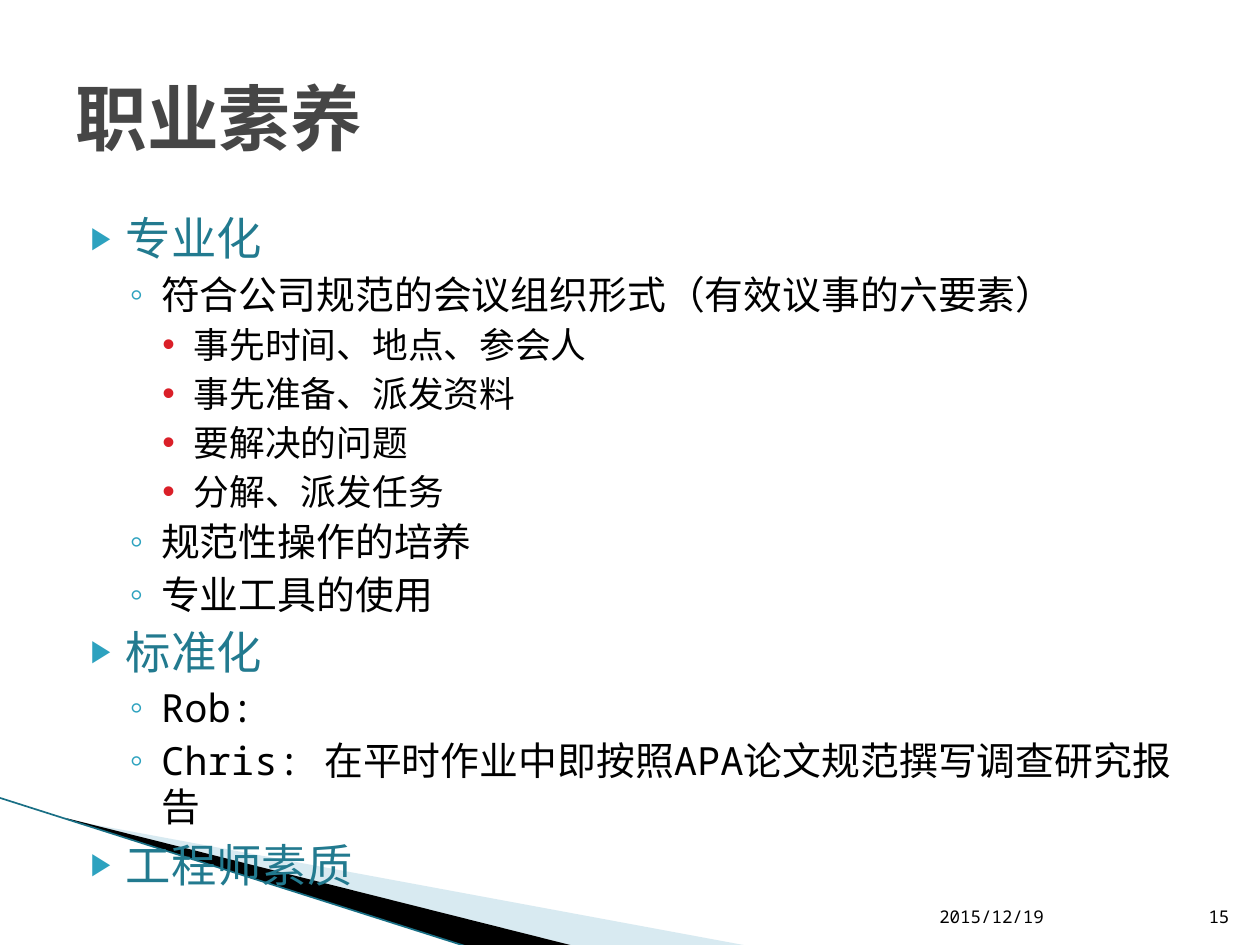
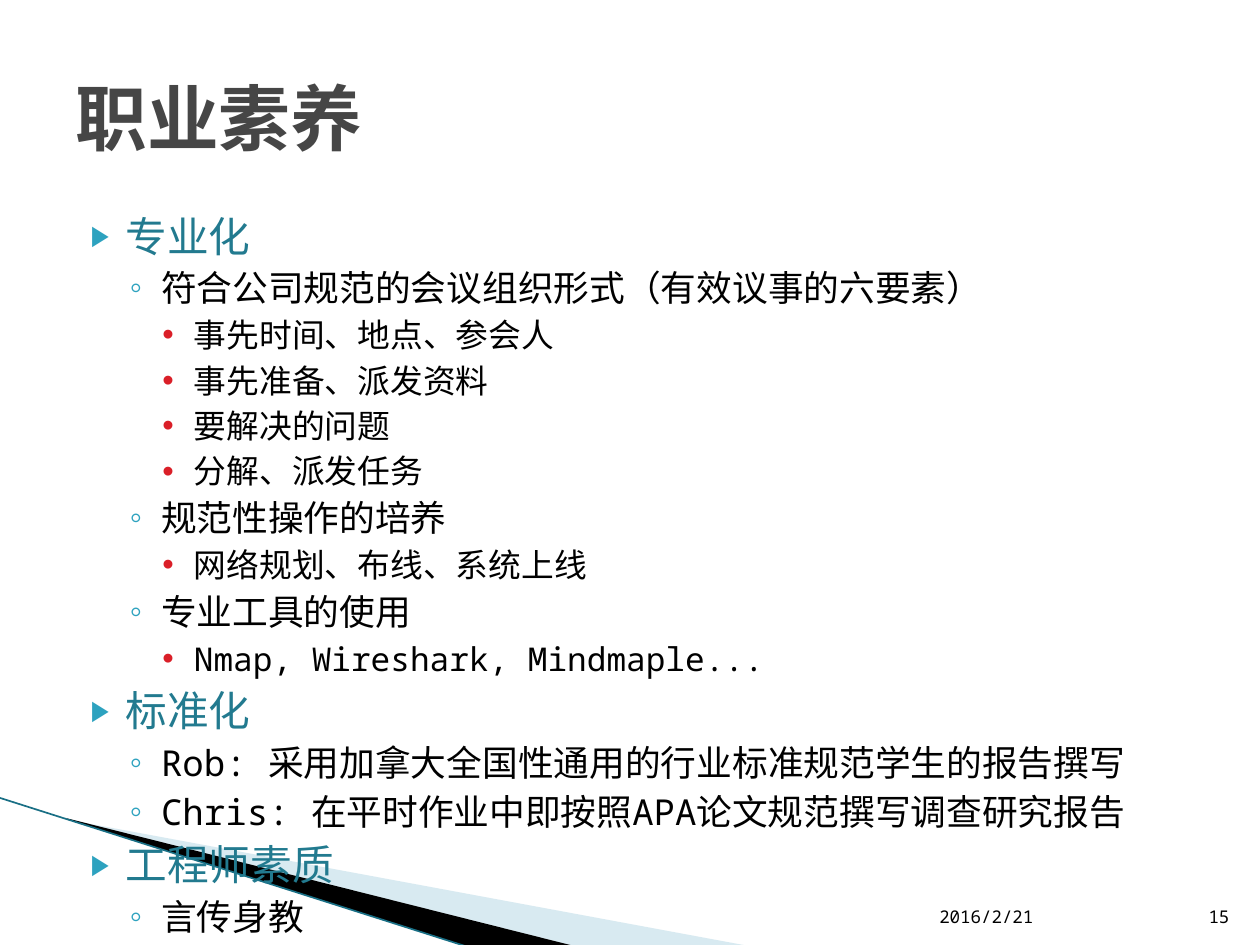
Before and after one commit to L3w1s-L1u/_outline, a slide deck: slide 15 of _Holland_College/赴加培训工作汇报.pptx. Drawn at 1260x945 pixels with LibreOffice and Linux fonts; fonts in the diff are those of the drawing; background and template pictures are left out. Boxes give left, top, right and bottom in pixels: in the first picture for what was removed or moved away, otherwise in the second. Text is boxed around its words. In the diff, an @@ line names an element or a change of style, - is before the commit and + after.

```diff
--- a/_Holland_College/赴加培训工作汇报.pptx
+++ b/_Holland_College/赴加培训工作汇报.pptx
@@ text at box(126, 217, 1125, 829): paragraph added @@
+  ◦ 言传身教
@@ text at box(126, 217, 1125, 829): size 25.9 to 23.8 pt in "专业化", "标准化", "工程师素质"; size 22.2 to 20.4 pt in "符合公司规范的会议组织形式（有效议事的六要素）", "规范性操作的培养", "专业工具的使用", "Chris: 在平时作业中即按照APA论文规范撰写调查研究报告"; size 20.4 to 18.7 pt in "事先时间、地点、参会人", "事先准备、派发资料", "要解决的问题", "分解、派发任务" @@
@@ text at box(194, 549, 587, 580): paragraph added @@
+    • 网络规划、布线、系统上线
@@ text at box(194, 646, 764, 679): paragraph added @@
+    • Nmap, Wireshark, Mindmaple...
@@ text at box(161, 745, 1125, 780): text changed; size 22.2 to 20.4 pt @@
-  ◦ Rob:
+  ◦ Rob: 采用加拿大全国性通用的行业标准规范学生的报告撰写
@@ text at box(939, 910, 1033, 923): text changed @@
-2015/12/19
+2016/2/21
```
Also in this commit, not shown: 19 other slides changed, 1 slide removed, 3 other files.
